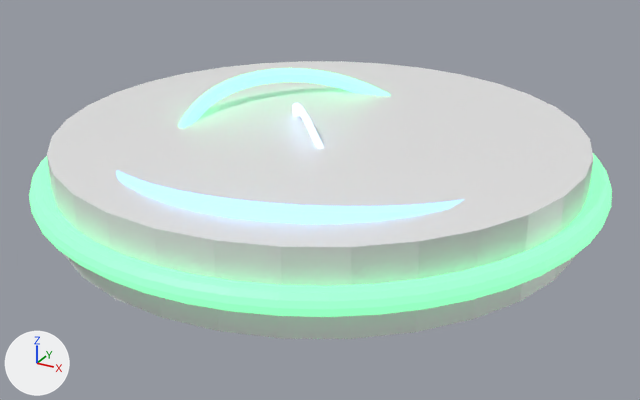
A saved change to the Blender file Assets/Models/Launch Pad 1.blend.
Both versions are drawn from a 50 mm camera at (1.94, -3.54, 1.59) aimed at (0.03, -0.06, -0.15). The axes (+X, +Y, +Z) are drawn at lower left. The lights are the same throughout.
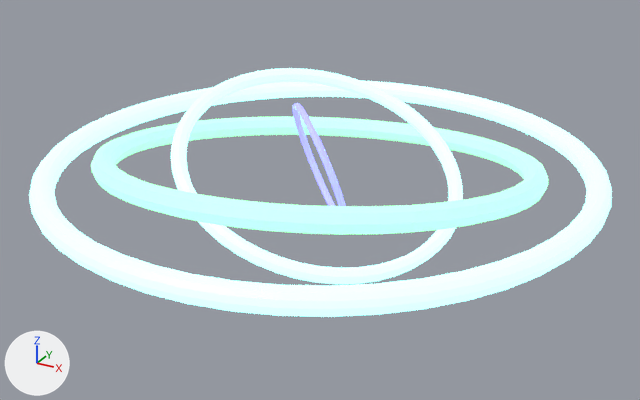
The edits, one by one:
In material 'ring 2' (mat_ring_2), emission_color goes from (0.191, 0.888, 0.423) (green #79f2ae) to (0.319, 1.0, 0.905) (cyan #99fff4).
Material 'ring 4' (mat_ring_4) changes colour from green #65bf85 to cyan #99fff4; in linear values from (0.13, 0.521, 0.235) to (0.319, 1.0, 0.905).
In material 'ring 4' (mat_ring_4), emission_color goes from (0.13, 0.521, 0.235) (green #65bf85) to (0.319, 1.0, 0.905) (cyan #99fff4).
Object 'Cylinder' (ob_cylinder) is now hidden.

Where the change shows, as pixel boxes (x1, y1, x2, y2) in the pictures (640 x 400 px):
'Cylinder', hidden: before (47, 61, 594, 339)
'Torus', recoloured (green to white): (29, 81, 612, 317) in both
'Torus.002', recoloured (cyan to white): (171, 68, 463, 284) in both
'Torus.001', unchanged, uncovered by the edit: before (116, 170, 463, 224); after (91, 116, 548, 235)
'Torus.003', unchanged, uncovered by the edit: before (292, 103, 324, 148); after (292, 103, 346, 206)
